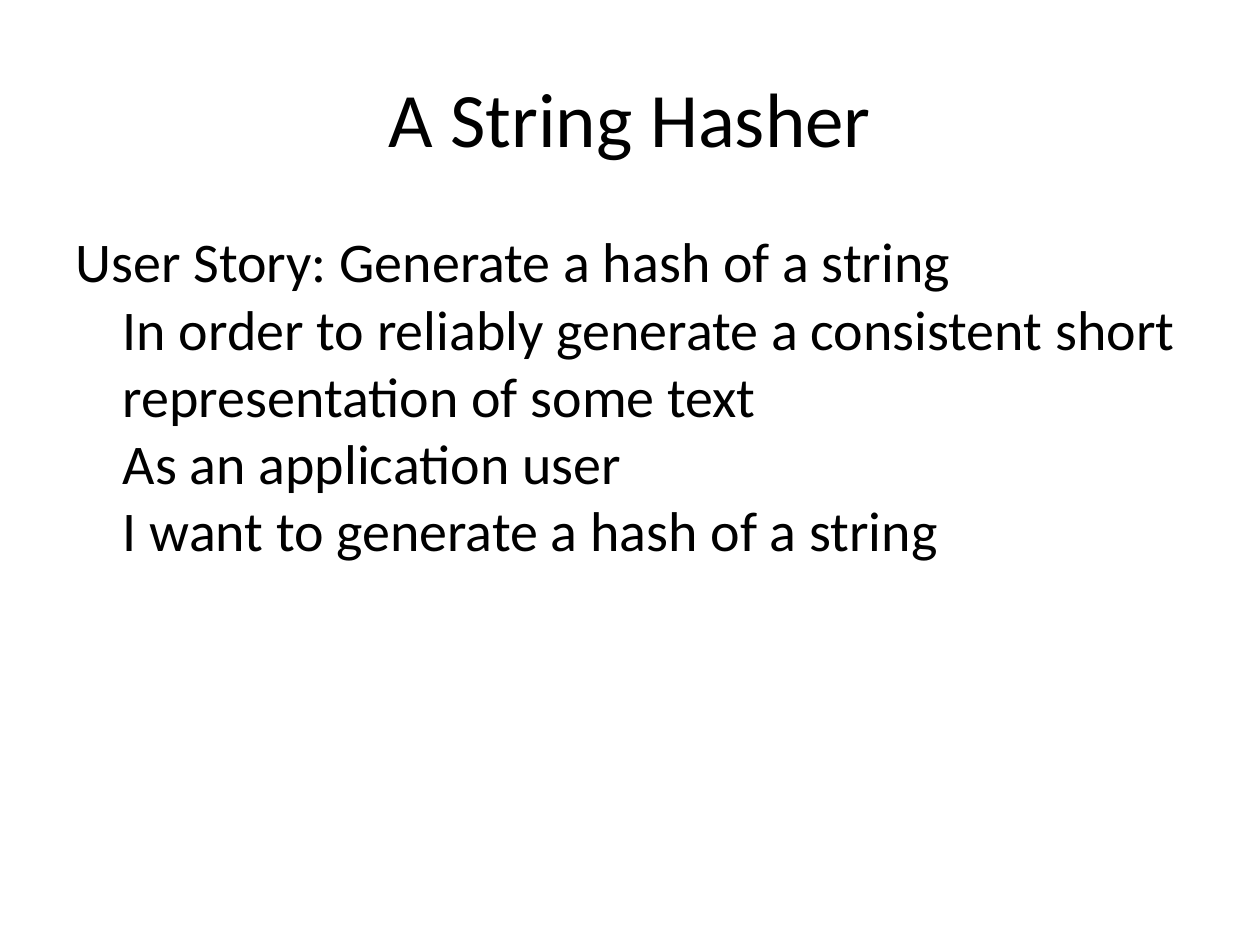
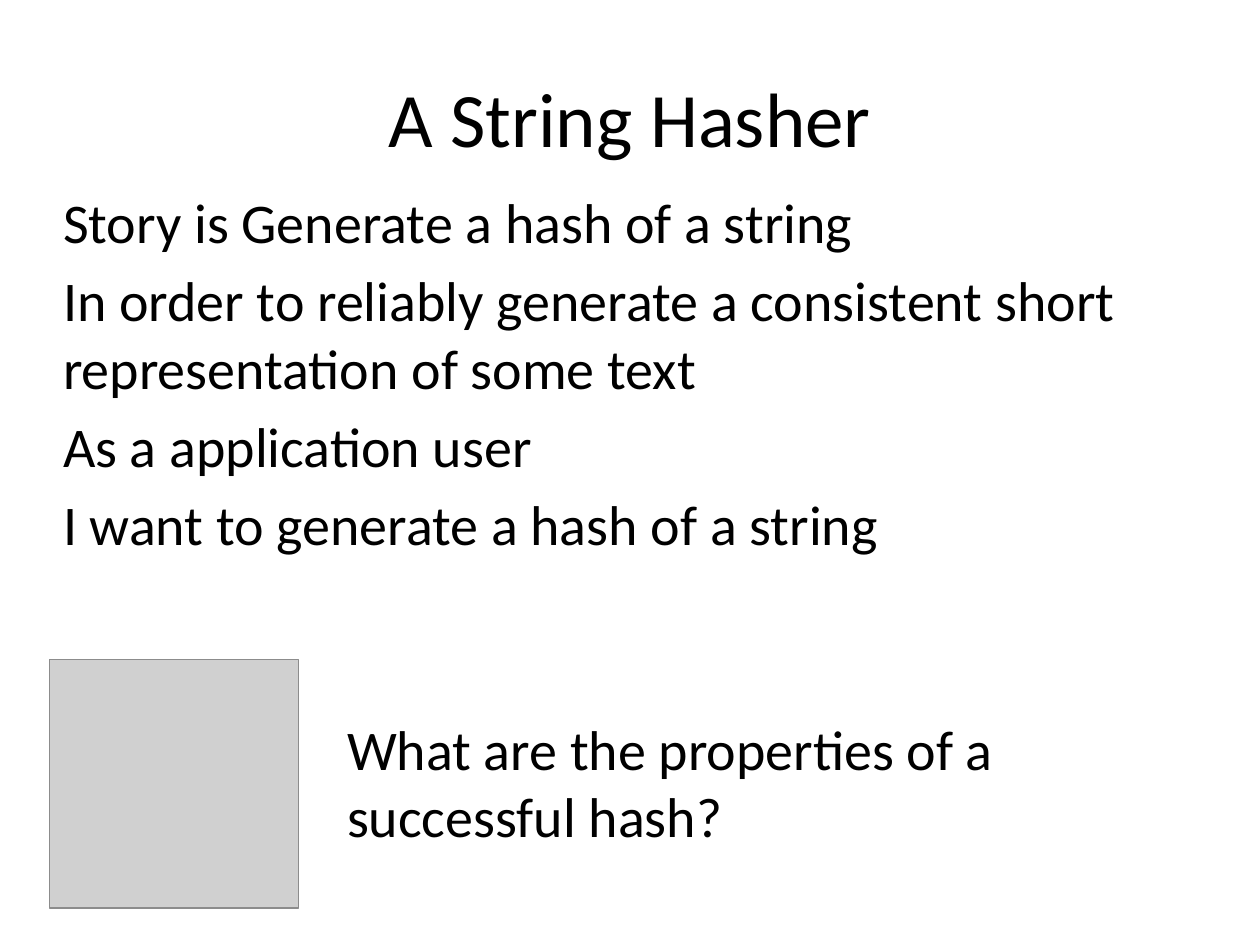
Before and after one commit to liammclennan/Liam-s-Presentations, a slide deck: slide 8 of storyq/Behaviour-Driven Development.pptx (slide 5 before the commit). Drawn at 1260x945 pixels with LibreOffice and Linux fonts; fonts in the diff are those of the drawing; grey boxes stand for pictures. Boxes give left, top, right and bottom in pixels: in the first picture for what was removed or moved away, otherwise in the second. Text is boxed around its words. In the diff, an @@ line names an element or a change of style, - is before the commit and + after.

```diff
--- a/storyq/Behaviour-Driven Development.pptx
+++ b/storyq/Behaviour-Driven Development.pptx
@@ text at [63,204,1114,555]: text changed @@
-User Story: Generate a hash of a string
-In order to reliably generate a consistent short representation of some text
-As an application user
-I want to generate a hash of a string
+Story is Generate a hash of a string
+In order to reliably generate a consistent short representation of some text
+As a application user
+I want to generate a hash of a string
@@ picture added at [49,659,299,907] @@
@@ text added at [347,731,993,838], 32 pt, text #000000 @@
+What are the properties of a successful hash?
```
Also in this commit, not shown: 5 other slides changed, 4 slides added.
